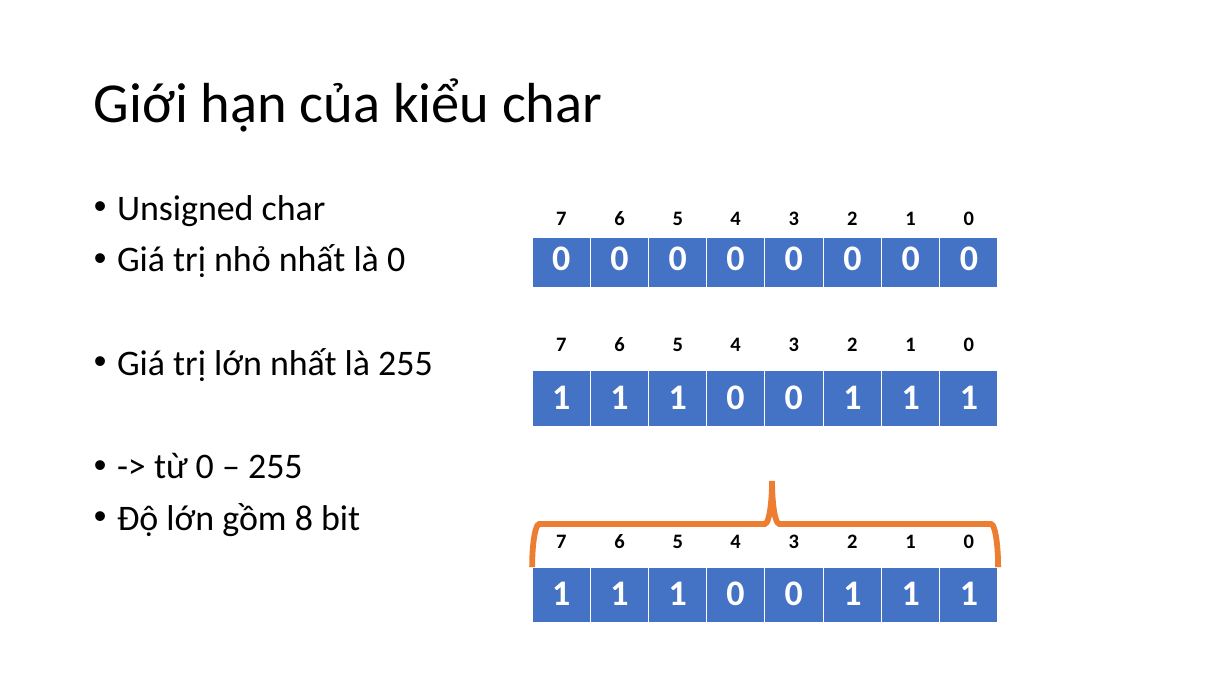
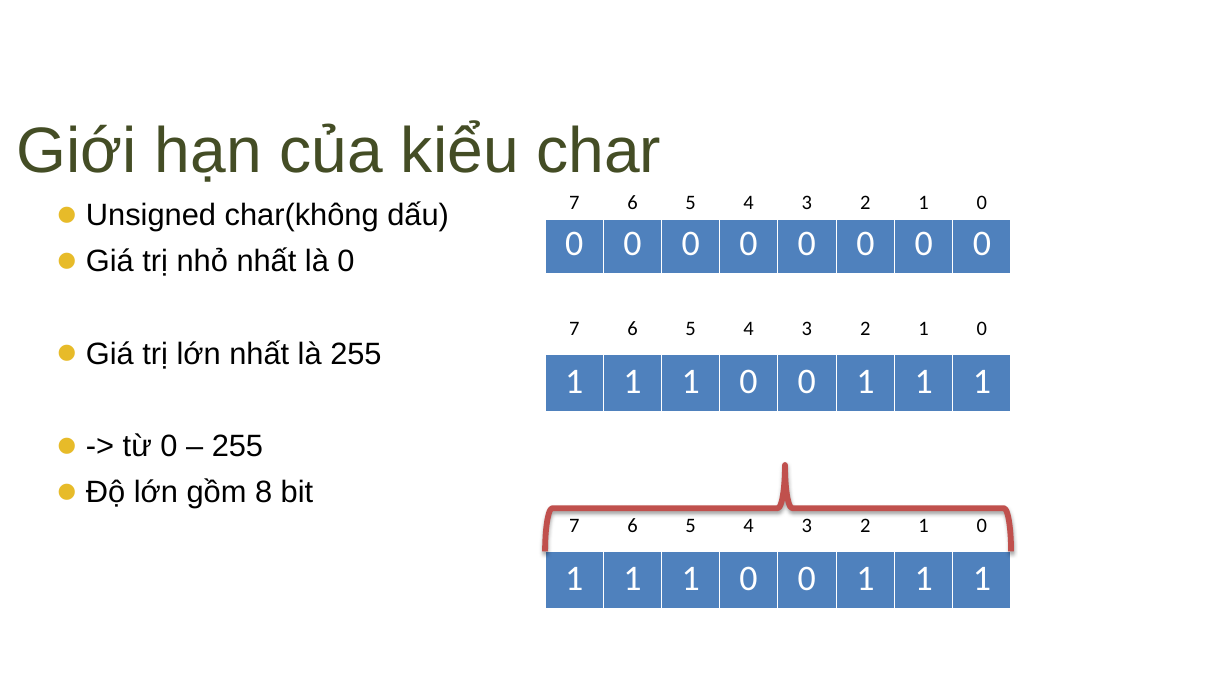
Before and after one commit to daydien12/Trainning_C, a slide deck: slide 37 of Day_1/Buổi 1.pptx (slide 36 before the commit). Drawn at 1232x693 pixels with LibreOffice and Linux fonts; fonts in the diff are those of the drawing; background and template pictures are left out. Boxes give left, top, right and bottom in pixels: in the first picture for what was removed or moved away, otherwise in the second. Text is boxed around its words. In the diff, an @@ line names an element or a change of style, - is before the commit and + after.

```diff
--- a/Day_1/Buổi 1.pptx
+++ b/Day_1/Buổi 1.pptx
@@ title "Giới hạn của kiểu char": place and size @@
-title "Giới hạn của kiểu char" at [94,78,602,132]
+title "Giới hạn của kiểu char" at [17,121,661,182]
@@ title "Giới hạn của kiểu char" at [17,121,661,182]: size 44 to 50 pt, font Calibri to Arial, text colour #000000 to #444D25; indent changed; line spacing 0.9 to 1; more space between paragraphs; vertical alignment middle to top @@
@@ text "Unsigned char(không dấu)": place and size @@
-text "Unsigned char(không dấu)" at [117,195,433,536]
+text "Unsigned char(không dấu)" at [86,201,449,508]
@@ text at [86,201,449,231]: text changed; size 28 to 24 pt; font Calibri to Arial @@
-• Unsigned char
+⚫ Unsigned char(không dấu)
@@ table at [545,186,1011,220] @@
@@ bold off @@
@@ table at [545,216,1011,274] @@
@@ fill #4472C4 to #4F81BD in row 1 @@
@@ bold off @@
@@ text at [86,247,381,508]: size 28 to 24 pt, font Calibri to Arial in "Giá trị nhỏ nhất là 0", "Giá trị lớn nhất là 255", "-> từ 0 – 255", "Độ lớn gồm 8 bit"; alignment left to justified; bullet • to ⚫; line spacing 0.9 to 1; less space between paragraphs @@
@@ table removed at [532,247,998,281], 1 rows, 8 columns @@
-7 | 6 | 5 | 4 | 3 | 2 | 1 | 0
@@ table at [545,311,1011,346] @@
@@ bold off @@
@@ table at [545,355,1011,412] @@
@@ fill #4472C4 to #4F81BD in row 1 @@
@@ bold off @@
@@ 6 tables, 1 left brace: place and size @@
-6 tables, 1 left brace at [532,201,998,625]
+6 tables, 1 left brace at [545,186,1011,609]
@@ left brace at [545,465,1011,551]: outline #ED7D31 4.5 pt to #C0504D 4.5 pt; shadow on @@
@@ table at [545,508,1011,543] @@
@@ bold off @@
@@ table at [545,552,1011,609] @@
@@ fill #4472C4 to #4F81BD in row 1 @@
@@ bold off @@
```
Also in this commit, not shown: 32 other slides changed, 6 slides added, 4 slides removed, 19 other files.
